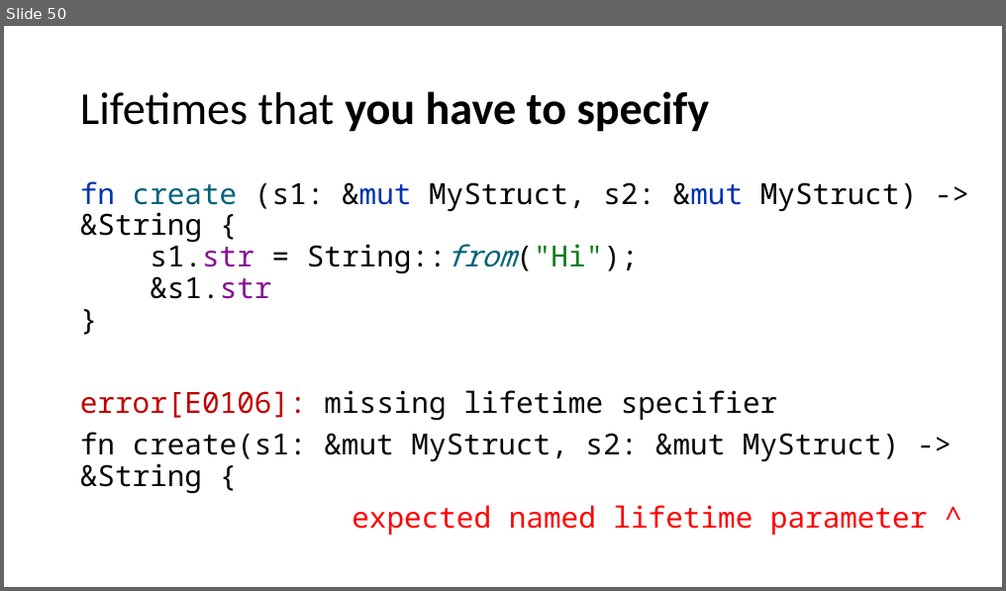
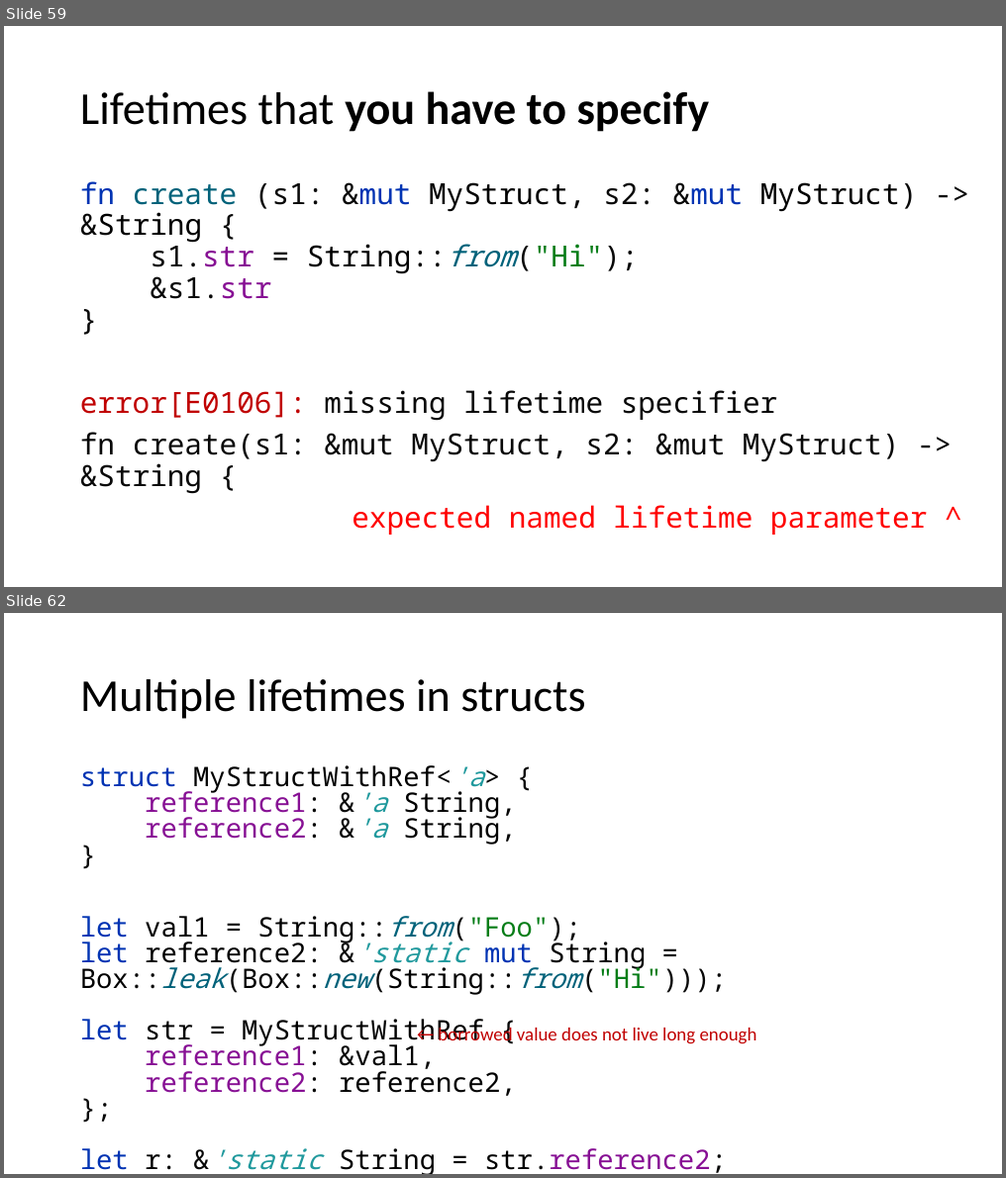
Before and after one commit to kugushev/course-rust-basics, a slide deck: src/02-Ownership/02-Ownership.pptx. Shown one above the other, each under a label of ours: slide 50 before the commit, slides 59 and 62 after it; the slides between them are not shown. The pictures are 1006x591 and 1006x1178 pixels, drawn with LibreOffice and Linux fonts; fonts in the diff are those of the drawing. Boxes give left, top, right and bottom in pixels: in the first picture for what was removed or moved away, otherwise in the second. Text is boxed around its words. In the diff, an @@ line names an element or a change of style, - is before the commit and + after.

Commit message:
upd lecture 2

```diff
--- a/src/02-Ownership/02-Ownership.pptx
+++ b/src/02-Ownership/02-Ownership.pptx
@@ slide 62 added at <box>4,613,1002,1174</box>, background #FFFFFF @@
@@ title added at <box>80,679,585,719</box>, 44 pt, text #000000 @@
+Multiple lifetimes in structs
@@ text added at <box>80,765,727,1174</box>, 25.9 pt, text #000000 @@
+struct MyStructWithRef<'a> {
+reference1: &'a String,
+reference2: &'a String,
+}
+let val1 = String::from("Foo");
+let reference2: &'static mut String = Box::leak(Box::new(String::from("Hi")));
+let str = MyStructWithRef {
+reference1: &val1,
+reference2: reference2,
+};
+let r: &'static String = str.reference2;
@@ text added at <box>517,1028,757,1045</box>, 18 pt, text #C00000 @@
+← borrowed value does not live long enough
@@ what was slide 50 is now slide 59 @@
```
Also in this commit, not shown: 11 other slides added.
